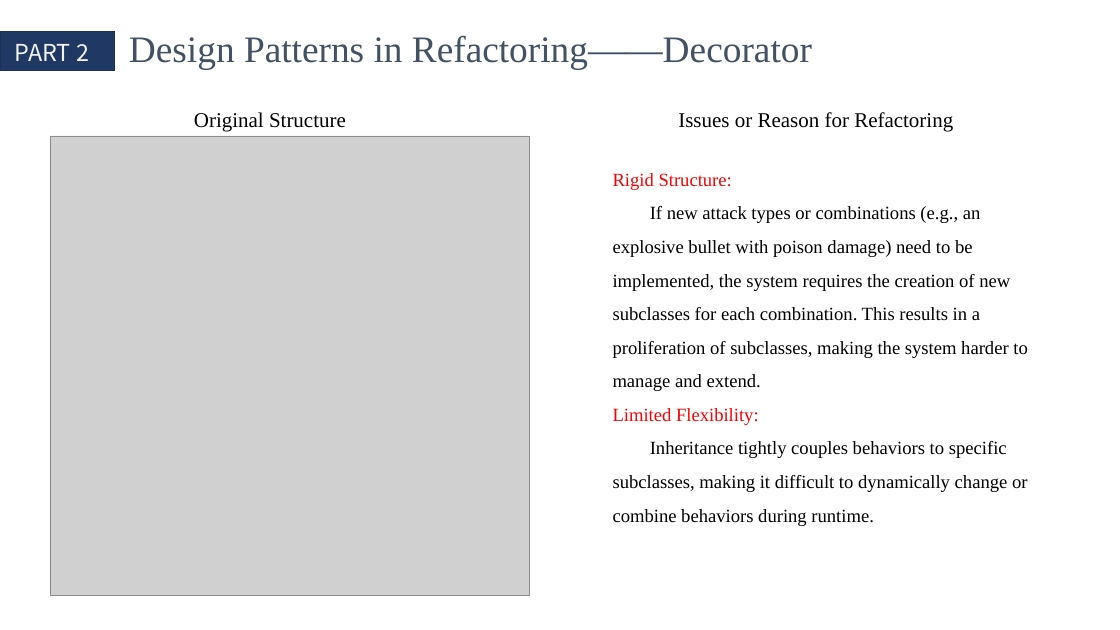
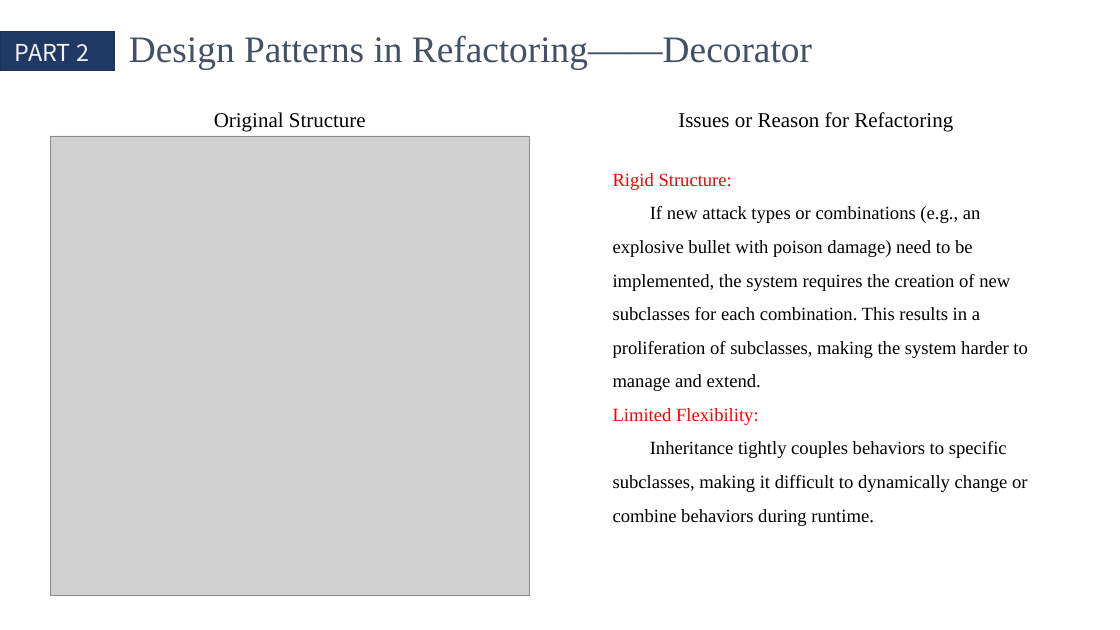
Before and after one commit to QinCheng0928/Cocos2d, a slide deck: slide 9 of 文档/DesignPattern.pptx. Drawn at 1120x630 pixels with LibreOffice and Linux fonts; fonts in the diff are those of the drawing; grey boxes stand for pictures. Boxes give left, top, right and bottom in pixels: in the first picture for what was removed or moved away, otherwise in the second. Text is boxed around its words. In the diff, an @@ line names an element or a change of style, - is before the commit and + after.

```diff
--- a/文档/DesignPattern.pptx
+++ b/文档/DesignPattern.pptx
@@ text "Original Structure": place and size @@
-text "Original Structure" at box(194, 112, 346, 131)
+text "Original Structure" at box(214, 112, 366, 131)
```
Also in this commit, not shown: 5 other slides changed, 6 slides removed, 59 other files.
